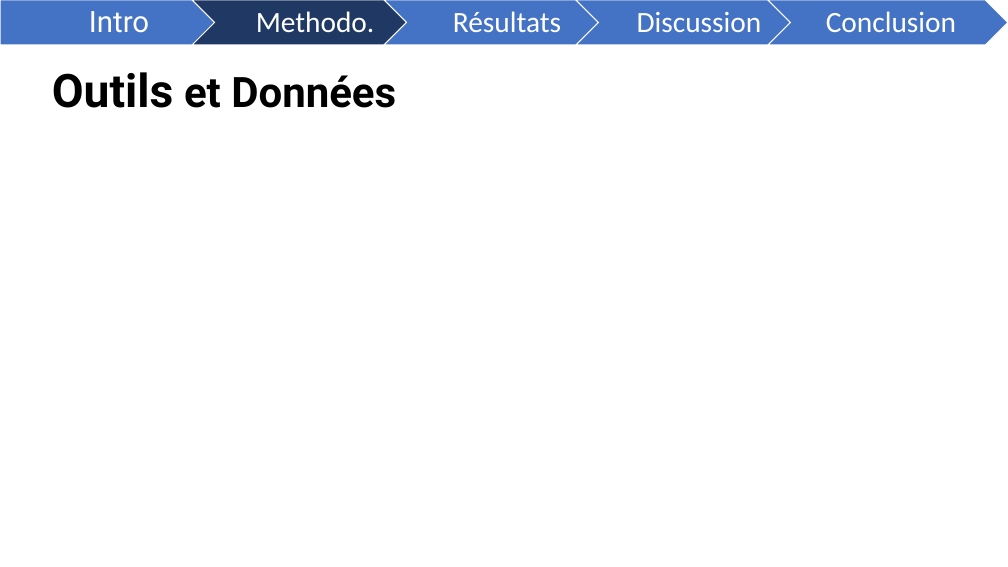
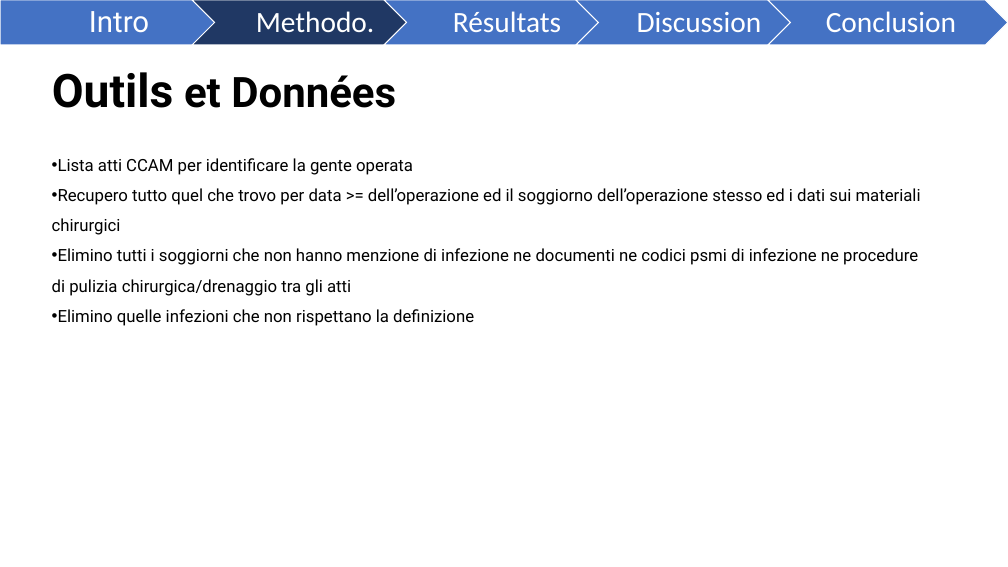
Before and after one commit to FrancescoMonti-source/theses_internes, a slide deck: slide 6 of memoire/reports/DÉTECTION SEMI-AUTOMATISÉE DES INFECTIONS POST-OPÉRATOIRES.pptx. Drawn at 1008x567 pixels with LibreOffice and Linux fonts; fonts in the diff are those of the drawing. Boxes give left, top, right and bottom in pixels: in the first picture for what was removed or moved away, otherwise in the second. Text is boxed around its words. In the diff, an @@ line names an element or a change of style, - is before the commit and + after.

```diff
--- a/memoire/reports/DÉTECTION SEMI-AUTOMATISÉE DES INFECTIONS POST-OPÉRATOIRES.pptx
+++ b/memoire/reports/DÉTECTION SEMI-AUTOMATISÉE DES INFECTIONS POST-OPÉRATOIRES.pptx
@@ text added at (x1=52, y1=158, x2=921, y2=326), 16 pt, text #000000 @@
+• Lista atti CCAM per identificare la gente operata
+• Recupero tutto quel che trovo per data >= dell’operazione ed il soggiorno dell’operazione stesso ed i dati sui materiali chirurgici
+• Elimino tutti i soggiorni che non hanno menzione di infezione ne documenti ne codici psmi di infezione ne procedure di pulizia chirurgica/drenaggio tra gli atti
+• Elimino quelle infezioni che non rispettano la definizione
```
Also in this commit, not shown: 2 other slides changed.
